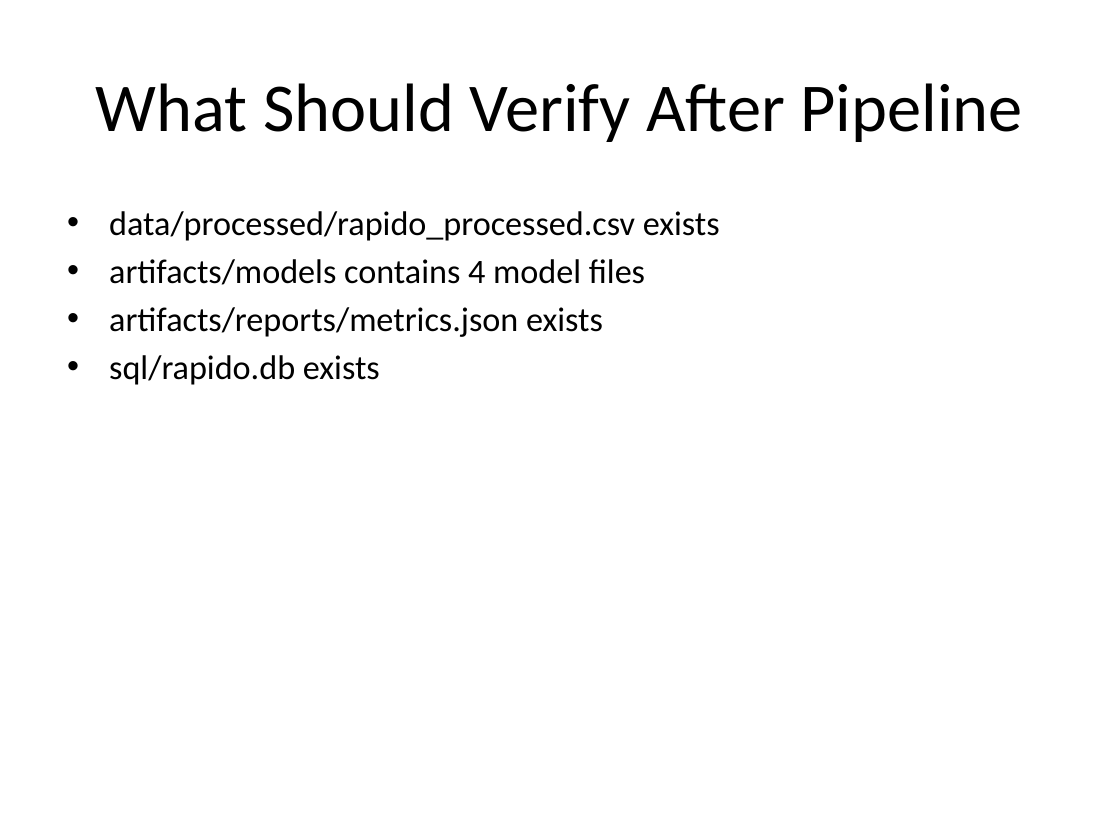
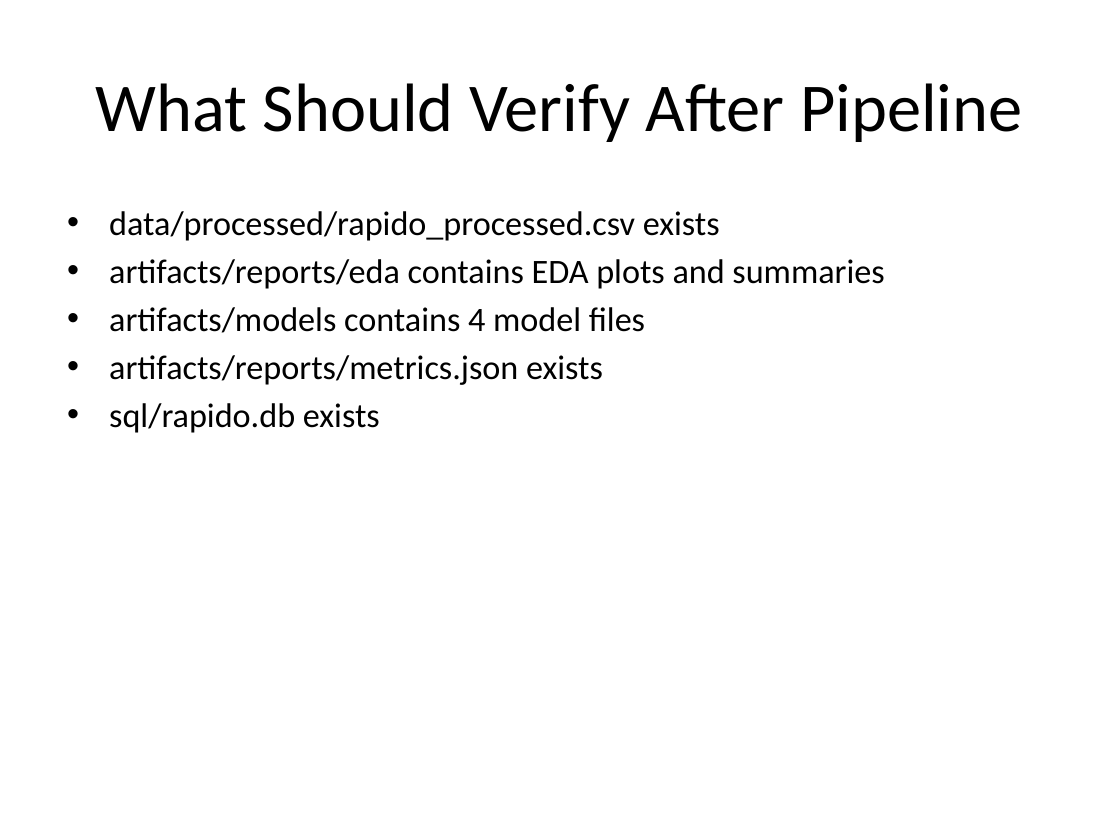
Before and after one commit to Meenakshipro/My-Projects, a slide deck: slide 12 of Project 3/docs/Rapido_Student_Teaching_Deck.pptx (slide 15 before the commit). Drawn at 1120x840 pixels with LibreOffice and Linux fonts; fonts in the diff are those of the drawing. Boxes give left, top, right and bottom in pixels: in the first picture for what was removed or moved away, otherwise in the second. Text is boxed around its words. In the diff, an @@ line names an element or a change of style, - is before the commit and + after.

Commit message:
Update Project 3 pipeline and documentation

```diff
--- a/Project 3/docs/Rapido_Student_Teaching_Deck.pptx
+++ b/Project 3/docs/Rapido_Student_Teaching_Deck.pptx
@@ text at [109,259,884,289]: paragraph added @@
+• artifacts/reports/eda contains EDA plots and summaries
```
Also in this commit, not shown: 12 other slides changed, 1 slide added, 11 slides removed, 4 other files.
